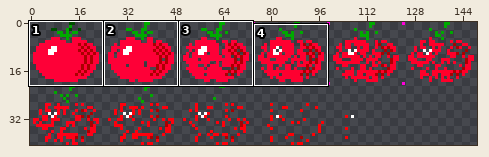
Two versions of one sprite sheet, Kurtan/public/assets/apple.png. The picture above shows the old version from afar; the outline marks the close-up.
Close-up. The starting point:
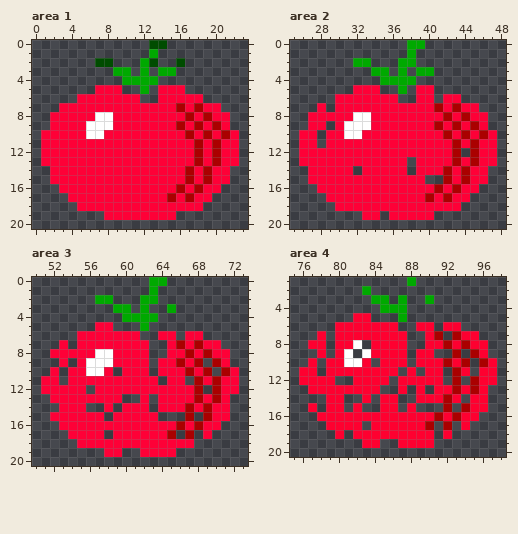
The file is 149x41 pixels. Colours within 5 levels of each other are drawn and written as one. Shown: area 1: x 0..23, y 0..20; area 2: x 25..48, y 0..20; area 3: x 50..73, y 0..20; area 4: x 75..98, y 1..20. The commit also changed other parts of the picture, which this record leaves out.
Now the later version:
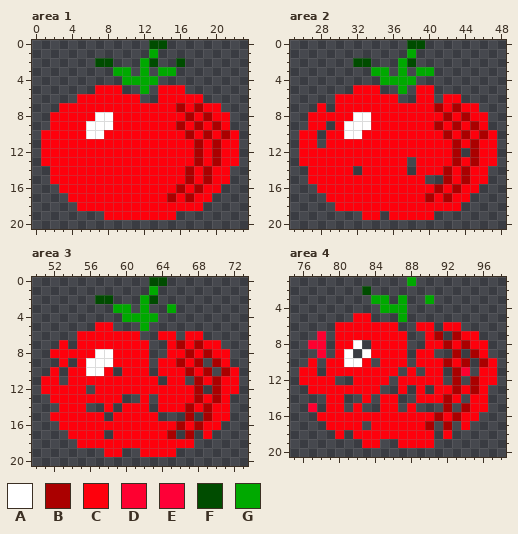
Palette (. is transparent): A #ffffff  B #aa0000  C #fe000c  D #fe0030  E #fe0037  F #004c00  G #00a900
Changes in this commit:
Changed rows in their new state; - is an unchanged pixel.
Area 1:
first column x 1:
 5 ------CCC----CCC------
 6 ----CCCCCCC--CCCCC----
 7 --CCCCCCCCCCCCC-C-CC--
 8 -CCCCC--CCCCCCCC-C-CC-
 9 -CCCC---CCCCCCC-C-C-C-
10 CCCCC--CCCCCCCCC-C-C-C
11 CCCCCCCCCCCCCCCCC-C-CC
12 CCCCCCCCCCCCCCCCC-C-CC
13 CCCCCCCCCCCCCCCCC-C-CC
14 -CCCCCCCCCCCCCCC-C-CC-
15 -CCCCCCCCCCCCCCC-C-CC-
16 --CCCCCCCCCCCCC-C-CC--
17 ---CCCCCCCCCCC-C-CC---
18 ----CCCCCCCCCCCCCC----
19 -------CCCCCCCC-------
Area 2:
first column x 26:
 0 ------------FF--------
 2 ------FF----F---------
 5 ------CCC----CC-------
 6 ----CCCCCCC--CC-CC----
 7 --C-CCCCCCCCCCC-C-CC--
 8 -CCCCC--CCCCCCCC-C-CC-
 9 -CC-C---CCCCCCC-C-C-C-
10 CC-CC--CCCCCCCCC-C-C-C
11 CC-CCCCCCCCCCCCCC-C-CC
12 CCCCCCCCCCCCCCCCC---CC
13 CCCCCCCCCCCC-CCCC-C-CC
14 -CCCCC-CCCCC-CCC-C-CC-
15 -CCCCCCCCCCCCC---C-CC-
16 --CCCCCCCCCCCCC-C-CC--
17 ---CCCCCCCCCCC-C-CC---
18 ----CCCCCCCCCCCCCC----
19 -------CC-CCCCC-------
Area 3:
first column x 51:
 0 ------------FF--------
 2 ------FF----F---------
 5 ------CC--------------
 6 ----CCCCCCC--CC-CC----
 7 --C-CCCCCCCC--C-C-CC--
 8 -CCCCC--CCCC--CC-C-CC-
 9 --C-C---CCCC-CC-C---C-
10 -C-CC--C-CCC-CCC-C---C
11 CC-CCCCCCCCCC-CC--C-CC
12 CCCCC-CCCCCCCCCCC---CC
13 -CCCCCCCC--C-CCCC-C-C-
14 --CCC--C-CCC-CCC-C-CC-
15 -CCCCCC-CCCCC------CC-
16 --CCCCCCCCCCCCC-C-CC--
17 ---CCCC-CCCCCC----C---
18 ----CCCCCCCCCCCCC-----
19 -------CC--CCCC-------
Area 4:
first column x 76:
 2 -------F--------------
 5 ------CC--------------
 6 ----CCCCCCC--CC-CC----
 7 ----CCCCCCCC--C---CC--
 8 ----CC--CCCC--CC-C-CC-
 9 ----C---CCCC-CC-----C-
10 -C-CC--C-CCC-CCC-C---C
11 CC-CCCCCCCC-C-CC----CC
12 CCCC--CCCC-CCCCC----CC
13 -CCCCCCCC--C-C-CC-C-C-
14 ---CC--C-CC--CCC-C-CC-
15 ---CC-C--CC-C------CC-
16 --CCCCCCCCCCCCC-C-CC--
17 ---CCCC-CCCCCC----C---
18 ----C-CCCCCCCCC-C-----
19 -------CC--CCCC-------
